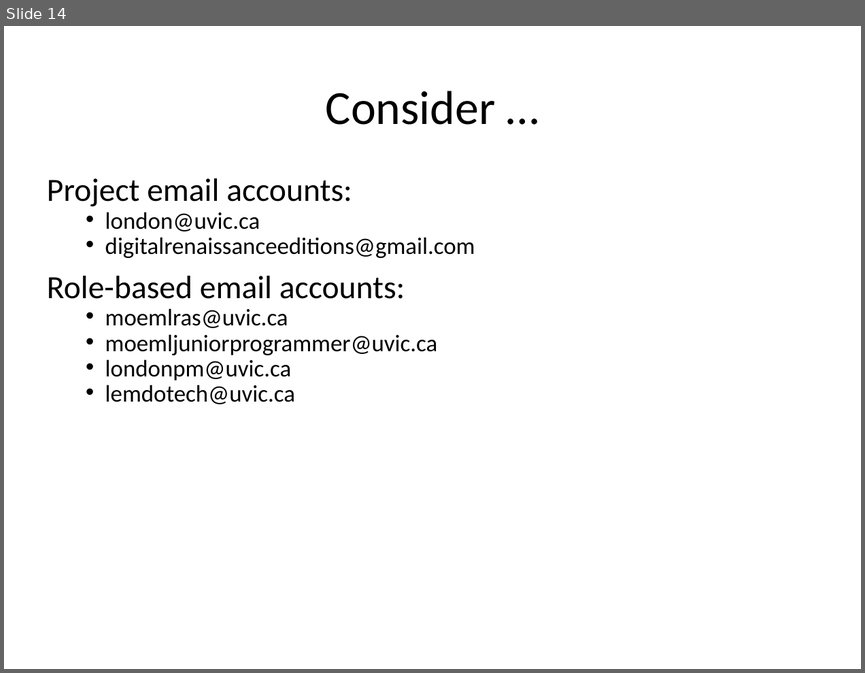
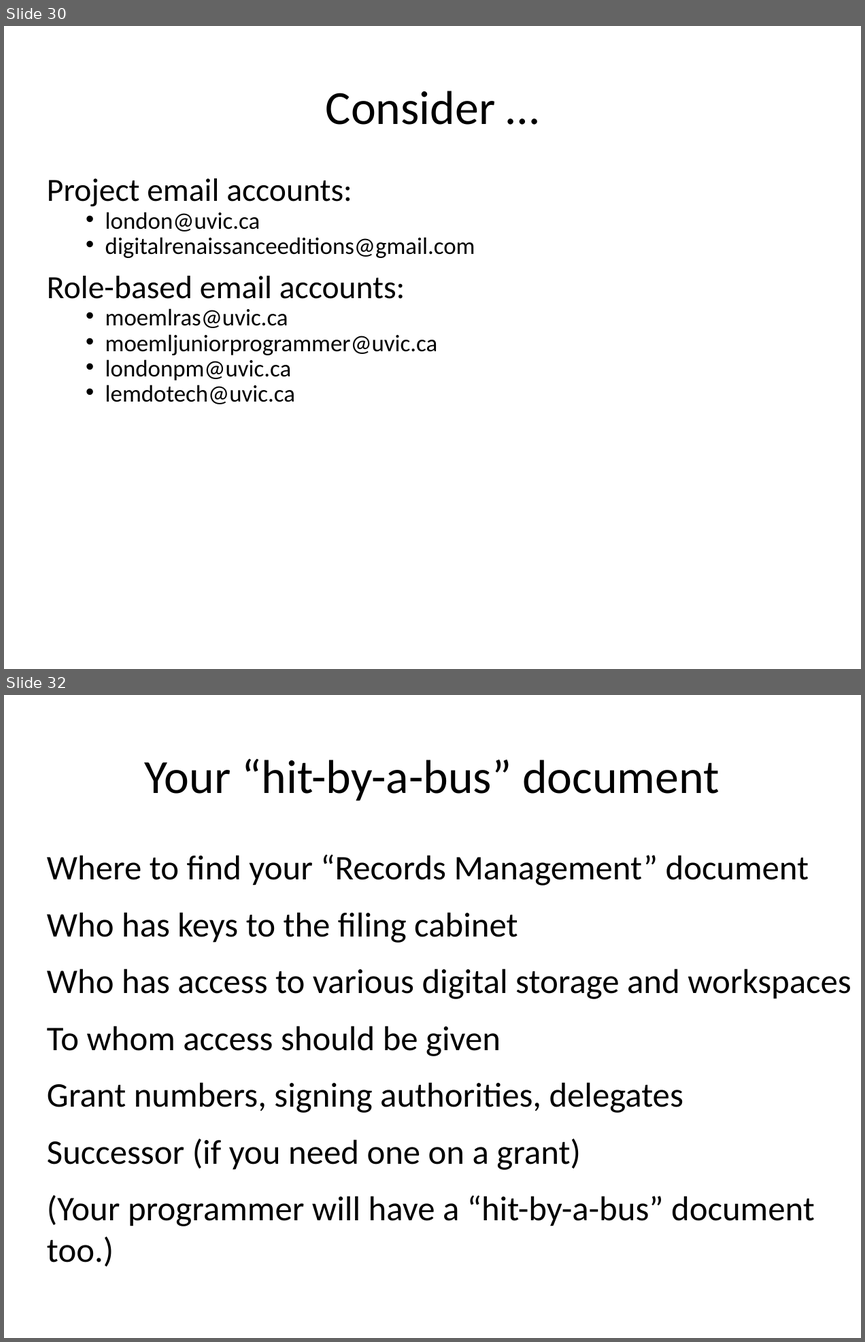
Before and after one commit to projectEndings/Endings, a slide deck: presentations/dhsi2019/documentation.odp. Shown one above the other, each under a label of ours: slide 14 before the commit, slides 30 and 32 after it; the slides between them are not shown. The pictures are 865x673 and 865x1342 pixels, drawn with LibreOffice and Linux fonts; fonts in the diff are those of the drawing. Boxes give left, top, right and bottom in pixels: in the first picture for what was removed or moved away, otherwise in the second. Text is boxed around its words. In the diff, an @@ line names an element or a change of style, - is before the commit and + after.

Commit message:
Updated documentation slides

```diff
--- a/presentations/dhsi2019/documentation.odp
+++ b/presentations/dhsi2019/documentation.odp
@@ slide 32 added at [4,695,861,1338], background #FFFFFF @@
@@ title added at [145,759,719,801], 44 pt, text #000000 @@
+Your “hit-by-a-bus” document
@@ text added at [47,854,851,1266], 32 pt, text #000000 @@
+Where to find your “Records Management” document
+Who has keys to the filing cabinet
+Who has access to various digital storage and workspaces
+To whom access should be given
+Grant numbers, signing authorities, delegates
+Successor (if you need one on a grant)
+(Your programmer will have a “hit-by-a-bus” document too.)
@@ what was slide 14 is now slide 30 @@
```
Also in this commit, not shown: 11 slides changed, 22 other slides added, 10 slides removed.
